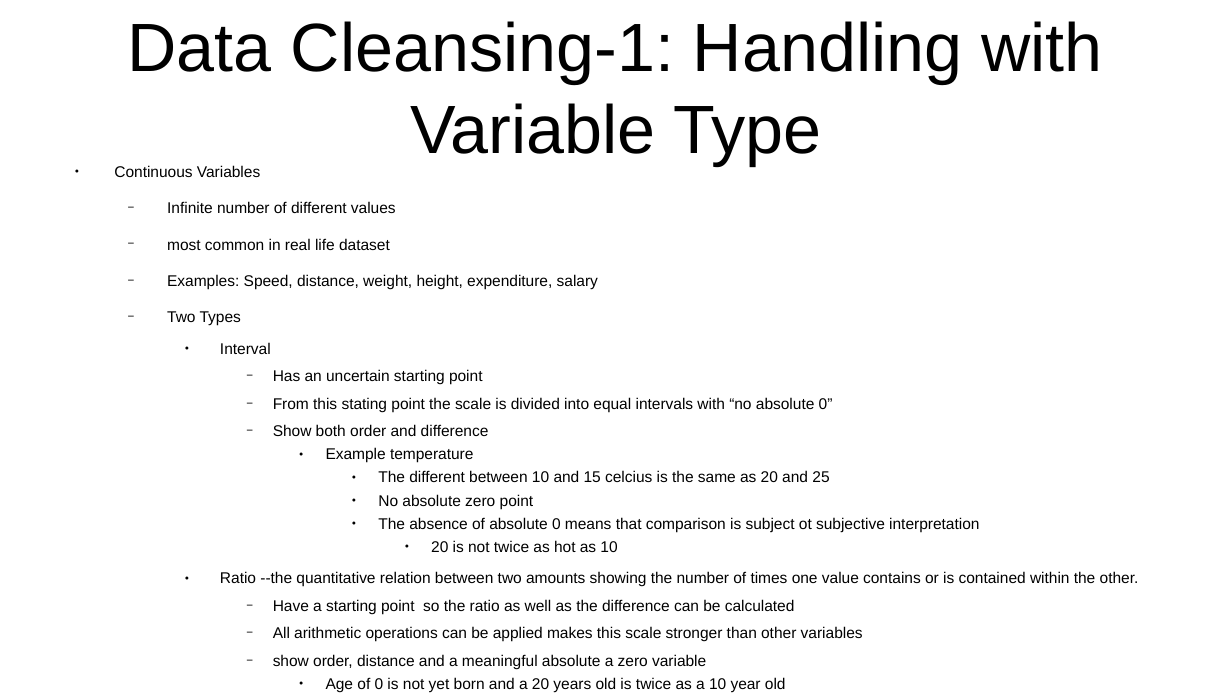
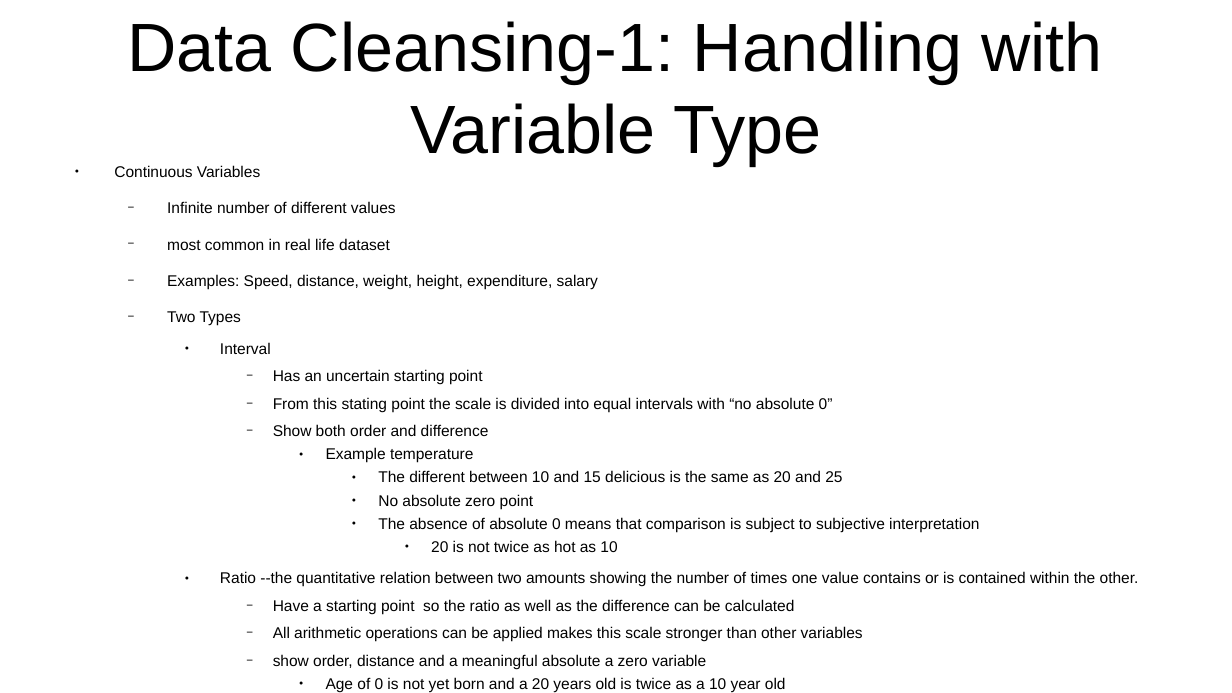
Before and after one commit to CharlesStockman/dataScience, a slide deck: slide 5 of magnimindAcademy/data_exploration/DataExploration.odp. Drawn at 1232x693 pixels with LibreOffice and Linux fonts; fonts in the diff are those of the drawing. Boxes give left, top, right and bottom in pixels: in the first picture for what was removed or moved away, otherwise in the second. Text is boxed around its words. In the diff, an @@ line names an element or a change of style, - is before the commit and + after.

```diff
--- a/magnimindAcademy/data_exploration/DataExploration.odp
+++ b/magnimindAcademy/data_exploration/DataExploration.odp
@@ text at (378,470,842,482): text changed @@
-          ● The different between 10 and 15 celcius is the same as 20 and 25
+          ● The different between 10 and 15 delicious is the same as 20 and 25
@@ text at (378,517,979,532): text changed @@
-          ● The absence of absolute 0 means that comparison is subject ot subjective interpretation
+          ● The absence of absolute 0 means that comparison is subject to subjective interpretation
```
Also in this commit, not shown: 5 other slides changed, 4 other files.
